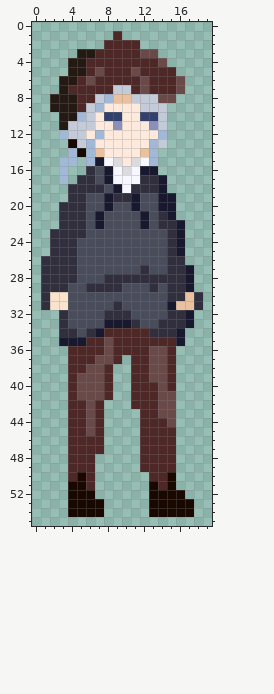
A pixel-art sprite gets an edit: Lost City/Assets/Arts/Character/Ethan.png. The first picture shows the starting point.
The file is 20x56 pixels.
And afterwards:
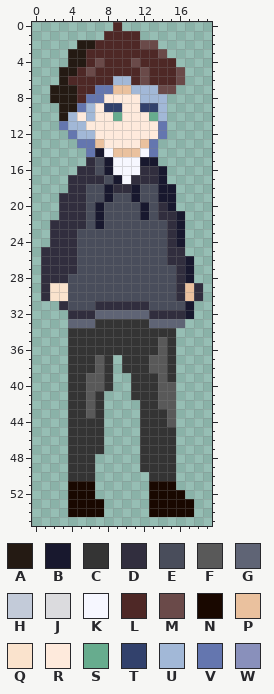
Palette (. is transparent): A #241a13  B #18182e  C #343434  D #312e3e  E #494d5b  F #595959  G #5f6475  H #c3cbd9  J #dbdbde  K #f6f7ff  L #4e2826  M #6a4a49  N #190800  P #eac19e  Q #fae3cd  R #feeadc  S #67ac8e  T #32416c  U #a2b8d7  V #6476af  W #8990bb
Difference:
Changed rows in their new state; - is an unchanged pixel.
first column x 1:
 0 --------L---------
 1 -------L-LL-------
 2 ----AAL----MM-----
 3 ---A-L-----LLM----
 4 ------M---M--LL---
 5 --A-LML---LM---M--
 6 ---L-L--UU--------
 7 -A-A--VVPPUUUMM.--
 8 -----VVRRRRUUU.---
 9 -.--VURTT--TTU----
10 ---URU-RS--RSU----
11 --VUUR--R---RV----
12 --.VUUR------V----
13 ---.VVP----PV.----
14 ---..VBKPPPKV-----
15 --..-DEBKKKBB-----
16 --.-D----K-DDB----
17 --.D--DEB-D-------
18 -----EEBDDBEE-B---
19 --D-----EE--------
20 ------BE--EB-D----
21 --------------DB--
22 -D---------E-E----
23 ----E-------------
25 D--------------D--
26 ----------------B-
27 -----------E--E---
28 ---E---EEEEEEEE---
29 -QQ--EEEE---E-E-PD
30 --------------E---
31 ..D---DD-DDD--EEB.
32 --.DDDGGGGGGDD----
33 --.GGGCCCCCCGGGG.-
34 --.CCCCCCCCCCCC.--
35 --.CCCCCCCCCCFC.--
36 ---CCCCCCCCCCFC---
37 ---CCCFC.CCCFFC---
38 ---CCCFC-CCCFFC---
39 ---CCFFC--CCCFC---
40 ---CCFFC--CCCFF---
41 ---CCFC.--CCCFF---
42 ---CCFC---.CCFF---
43 ---CCFC----CCCF---
44 ---CCCC----CCCF---
45 ---CCCC----CCCC---
46 ---CCCC----CCCC---
47 ---CCCC----CCCC---
48 ---CCC-----CCCC---
49 ---CCC-----CCCC---
50 ---CCC------CCC---
51 -----N-------N----
